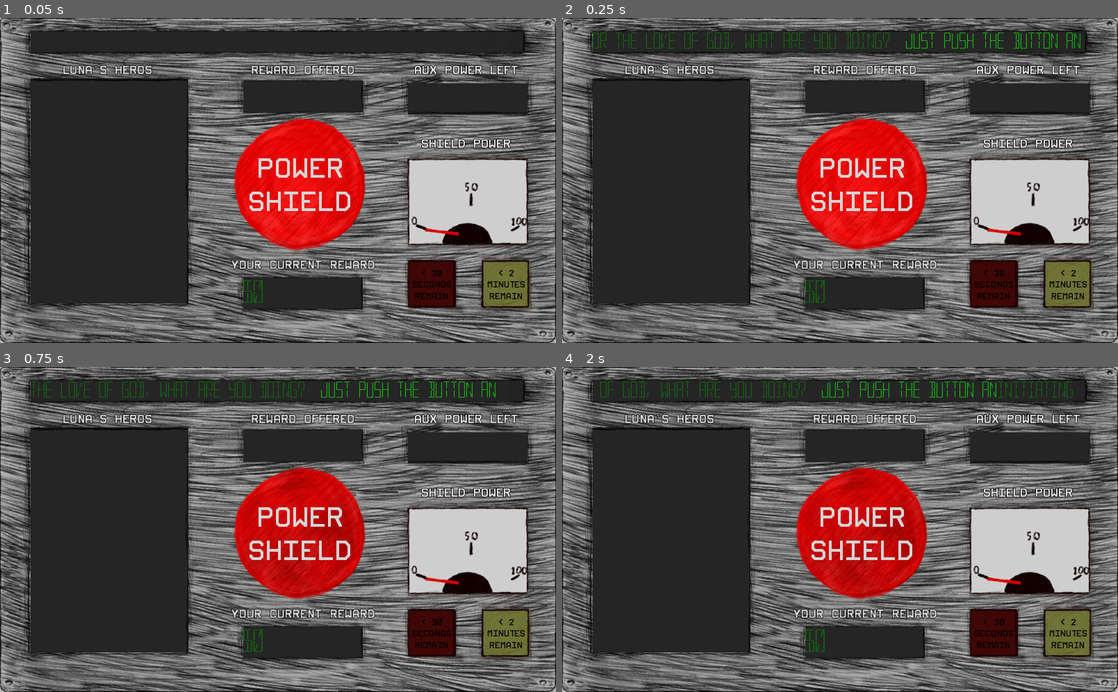
Above: before the commit, frames 1-4 (two rows, left to right).
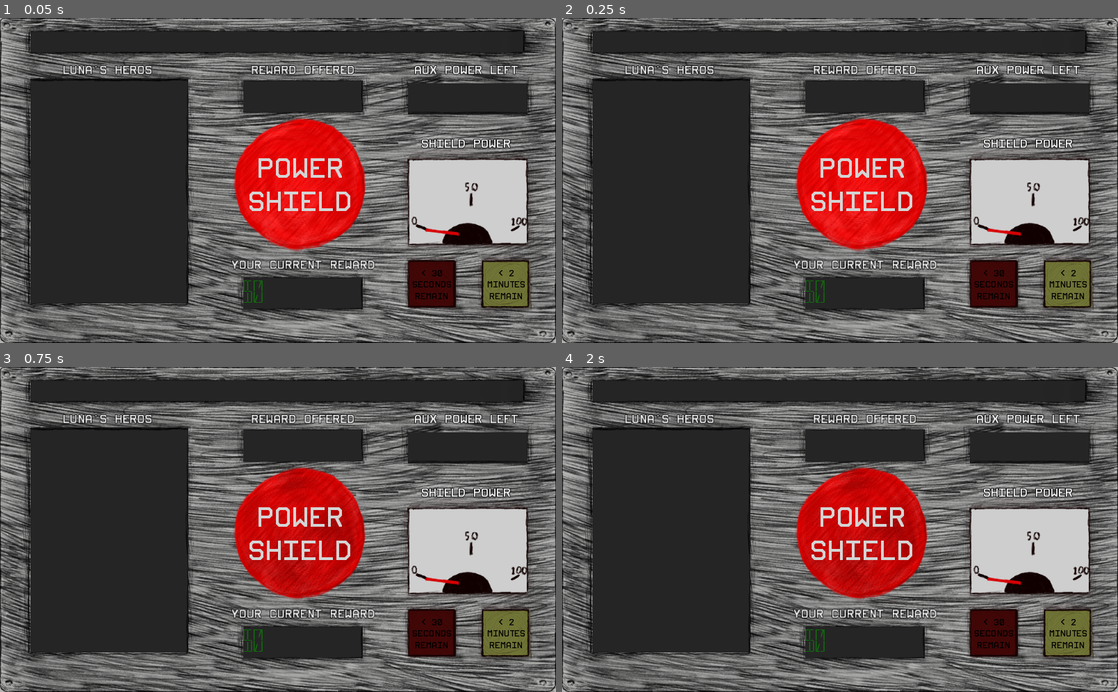
Above: after the commit, the same moments.

Repository: fkberthold/Press-To-Save
Game: Godot game, scene res://Scenes/MainPanel.tscn
Two runs of this game, one before a commit and one after it. Both use one fixed random seed, a clock stepped at 60 frames per second and the inputs below.
Inputs (mouse positions are in pixels of both pictures, inside the frame that each line leads up to):
- Up to frame 1 (0.05 s): no input
- Up to frame 2 (0.25 s): no input
- Up to frame 3 (0.75 s): click (300, 532) at 0.5 s
- Up to frame 4 (2 s): click (862, 532) at 1.25 s

Frame 1 is identical in both runs. In frame 2, 0.7% of the frame differs, in the area x 5-94%, y 4-10%; in frame 3, 0.7%; in frame 4, 0.7%, in the area x 6-92%, y 4-10%.
Error after the commit: Invalid operands 'Array' and 'String' in operator '=='. (res://Scenes/MainPanel.gd:126)

Commit message:
Reading/writing to db works

Diff:
--- a/Scenes/DefenceFsm/AuxPower.gd
+++ b/Scenes/DefenceFsm/AuxPower.gd
@@ -14,13 +14,10 @@
     if target.aux_timeout == null:
         state_machine.transition("connecting")
     elif target.aux_timeout < target.time:
-        target.aux_timeleft = 0
         state_machine.transition("powerless")
     elif target.time < target.charging_timeout:
-        target.aux_timeleft = target.aux_timeout - target.time
         state_machine.transition("charging")
     else:
-        target.aux_timeleft = target.aux_timeout - target.time
         target.update_aux()
 
 func _on_enter_state() -> void:
@@ -31,5 +28,4 @@
 
 func _on_leave_state() -> void:
     print("Exit Aux Power: " + str(target.time))
-    target.aux_timeleft = max(0, target.aux_timeout - target.time)
     target.update_aux()
--- a/Scenes/DefenceFsm/Charging.gd
+++ b/Scenes/DefenceFsm/Charging.gd
@@ -22,17 +22,18 @@
     print("Enter Charging: " + str(target.time))
     target.max_shield += target.shieldIncrement
     target.charging_timeout = target.time + target.chargeTime
+
+    var aux_timeleft = max(0, min(target.aux_timeout - target.time, target.aux_timeout - target.shield_timeout))
+
     if target.shield_timeout > target.time:
         target.max_shield += target.shieldIncrement
-        target.shield_timeout = target.charging_timeout + target.max_shield
-    else:
-        target.shield_timeout = target.charging_timeout + target.max_shield
+    target.shield_timeout = target.charging_timeout + target.max_shield
 
-    if target.aux_timeout > target.time:
-        target.aux_timeleft = target.aux_timeleft + target.auxIncrement
-    else:
-        target.aux_timeleft = target.auxIncrement
-    target.aux_timeout = target.shield_timeout + target.aux_timeleft
+    print("aux_timeout before: %s" % target.aux_timeout)
+    print("time: %s" % target.time)
+
+    target.aux_timeout = target.shield_timeout + aux_timeleft + target.auxIncrement
+    print("aux_timeout after: %s" % target.aux_timeout)
 
     target.update_aux()
     target.update_current_reward()
--- a/Scenes/DefenceFsm/Connecting.gd
+++ b/Scenes/DefenceFsm/Connecting.gd
@@ -11,16 +11,17 @@
     leave_state_enabled = true
 
 func _process(_delta: float) -> void:
-    if target.time == null or target.aux_timeout == null:
-        return
-    if target.time > target.aux_timeout:
-        state_machine.transition('powerless')
-    elif target.time > target.shield_timeout:
-        state_machine.transition('aux_power')
-    elif target.time > target.charging_timeout:
-        state_machine.transition('shielded')
-    else:
-        state_machine.transition('charging')
+    pass
+#    if target.time == null or target.aux_timeout == null:
+#        return
+#    if target.time > target.aux_timeout:
+#        state_machine.transition('powerless')
+#    elif target.time > target.shield_timeout:
+#        state_machine.transition('aux_power')
+#    elif target.time > target.charging_timeout:
+#        state_machine.transition('shielded')
+#    else:
+#        state_machine.transition('charging')
 
 func _on_enter_state() -> void:
     print("Enter Connecting: " + str(target.time))
@@ -29,3 +30,5 @@
 
 func _on_leave_state() -> void:
     print("Exit Connecting: " + str(target.time))
+    target.update_aux()
+    target.update_shield()
--- a/Scenes/DefenceSystem.gd
+++ b/Scenes/DefenceSystem.gd
@@ -27,7 +27,6 @@
 var charging_timeout = null
 var shield_timeout = null
 var aux_timeout = null
-var aux_timeleft = 0
 var charging_start = 0
 
 var max_shield = null
@@ -41,11 +40,7 @@
 onready var smf = StateMachineFactory.new()
 
 var reset_state = false
-
-func init_state(charge_to, shield_to, aux_to) -> void:
-    charging_timeout = charge_to
-    shield_timeout = shield_to
-    aux_timeout = aux_to
+var set_state = []
 
 # Called when the node enters the scene tree for the first time.
 func _ready() -> void:
@@ -61,7 +56,7 @@
             {"id": "aux_power", "state": AuxPowerState}
         ],
         "transitions": [
-            {"state_id": "connecting", "to_states": ["charging","shielded","aux_power","powerless", "connecting"]},
+            {"state_id": "connecting", "to_states": []},
             {"state_id": "powerless", "to_states": ["charging","connecting"]},
             {"state_id": "charging", "to_states": ["shielded","connecting"]},
             {"state_id": "shielded", "to_states": ["charging", "aux_power","connecting"]},
@@ -71,7 +66,7 @@
 
 
 func get_state_string():
-    return "%f,%f,%f,%f,%f,%f,%f" % [aux_timeout, charging_timeout, shield_timeout, max_shield, stored_reward, current_reward, max_reward]
+    return "[%s,%s,%s,%s,%s,%s,%s]" % [aux_timeout, charging_timeout, shield_timeout, max_shield, stored_reward, current_reward, max_reward]
 
 func set_initial_state():
     if time:
@@ -79,7 +74,6 @@
         charging_timeout = 0
         shield_timeout = 0
         max_shield = shieldInit
-        aux_timeleft = 0
         stored_reward = 0
         current_reward = 0
         max_reward = initMaxReward
@@ -88,8 +82,34 @@
         reset_state = true
 
 
-func set_state_string(state_string: String):
-    [aux_timeout, charging_timeout, shield_timeout, max_shield, stored_reward, current_reward, max_reward] = state_string.split(",")
+func set_state_string(state_array):
+    if time:
+        aux_timeout = state_array[0]
+        charging_timeout = state_array[1]
+        shield_timeout = state_array[2]
+        max_shield = state_array[3]
+        stored_reward = state_array[4]
+        current_reward = state_array[5]
+        max_reward = state_array[6]
+        if charging_timeout > time:
+            state_machine.current_state = "charging"
+        elif shield_timeout > time:
+            state_machine.current_state = "shielded"
+        elif aux_timeout > time:
+            stored_reward = 0
+            current_reward = 0
+            state_machine.current_state = "aux_power"
+            max_shield = shieldInit
+        else:
+            stored_reward = 0
+            current_reward = 0
+            state_machine.current_state = "powerless"
+            max_shield = shieldInit
+        update_aux()
+        update_current_reward()
+        update_shield()
+    else:
+        set_state = state_array
 
 # This is required so that our FSM can handle updates
 func _input(event: InputEvent) -> void:
@@ -99,6 +119,8 @@
     if time == null:
         return
     time += delta
+#    print(state_machine.current_state + ": " + str(aux_timeout - time) + ":" + str(shield_timeout - time) + ":" + str(charging_timeout - time))
+#    print("aux_left: " + str(max(0, min(aux_timeout - time, aux_timeout - shield_timeout))))
     var drift = abs(time - (OS.get_unix_time() + time_offset))
     if drift > 2.0:
         request_unix_time()
@@ -118,7 +140,7 @@
     print("max reward: %s" % max_reward)
 
 func request_unix_time():
-    $HTTPRequest.request("http://worldtimeapi.org/api/timezone/Etc/UTC")
+    $HTTPRequest.request("https://worldtimeapi.org/api/timezone/Etc/UTC")
 
 func _on_HTTPRequest_request_completed(_result, response_code, _headers, body):
     if response_code == 200:
@@ -127,13 +149,21 @@
         time_offset = time - OS.get_unix_time()
         if reset_state:
             set_initial_state()
+        elif set_state:
+            set_state_string(set_state)
+            set_state = []
     else:
         request_unix_time()
         emit_signal("reconnect")
 
 func update_aux():
+    if not time:
+        emit_signal("update_aux", false, null)
+        return
+
+    var aux_timeleft = max(0, min(aux_timeout - time, aux_timeout - shield_timeout))
     if state_machine.current_state == "connecting":
-        emit_signal("update_aux", false, null)
+        emit_signal("update_aux", false, aux_timeleft)
     elif state_machine.current_state == "aux_power":
         emit_signal("update_aux", true, aux_timeleft)
     else:
--- a/Scenes/MainPanel.gd
+++ b/Scenes/MainPanel.gd
@@ -17,7 +17,9 @@
 # Called when the node enters the scene tree for the first time.
 func _ready():
     $GameJoltAPI.init(private_key, game_id)
-    $DefenceSystem.set_initial_state()
+    key_queue = ["DefenceSystem"]
+    $GameJoltAPI.fetch_data("DefenceSystem")
+#    $DefenceSystem.set_initial_state()
 #    connect_to_lobby()
 
 func connect_to_lobby():
@@ -83,7 +85,9 @@
     if not $DefenceSystem.state_machine.current_state in ['charging', 'connecting']:
         announce_press()
         set_reward($OfferedReward/CurrentReward.get_prize_value())
+        $Ticker.active = true
         $DefenceSystem.state_machine.transition('charging')
+        $GameJoltAPI.set_data("DefenceSystem", $DefenceSystem.get_state_string())
 #    print("Button Down!")
 #    print("Charging: " + str($Meter.charging))
 #    print("started: " + str(started))
@@ -111,22 +115,33 @@
         $Ticker.add_alert("Thank you to %s who has just earned $%s defending us all." % [display_name, $OfferedReward/CurrentReward.get_prize_value()])
 
 func _on_GameJoltAPI_gamejolt_request_completed(type, message, finished):
-    if(type == "/data-store/get-keys/"):
+    print([type, message, finished])
+    print(key_queue)
+    if(false and type == "/data-store/get-keys/"):
         for key in message["keys"]:
-            key_queue.push_back(key["key"])
-        if not "game_state" in key_queue:
-            $DefenceSystem.set_initial_state()
+            if key != "DefenceSystem":
+                key_queue.push_back(key["key"])
         if key_queue:
             $GameJoltAPI.fetch_data(key_queue[0])
     elif(type == "/data-store/"):
-        var json_parse = JSON.parse(message["data"])
         var key_value = key_queue.pop_front()
         var result
+
+        print(message)
+        if key_value == "DefenceSystem" and not message["success"]:
+            $DefenceSystem.set_initial_state()
+            return
+
+        var json_parse = JSON.parse(message["data"])
 
         if json_parse.result:
             result = json_parse.result
         else:
             result = message["data"]
+
+        if key_value == "DefenceSystem":
+            $DefenceSystem.set_state_string(result)
+        return
 
         if(Gotm.user.id and key_value == Gotm.user.id + "_reward"):
             $YourReward/YourReward.set_reward(int(result))
@@ -144,7 +159,7 @@
             for user_id in user_names:
                 $Benefactors/Benefactors.rewards[user_names[user_id]] = user_scores[user_id]
                 $Benefactors/Benefactors.update_board()
-
+    return
     if key_queue == [] and not started:
         $Ticker.started = true
         $Meter.started = true
--- a/Scenes/MainPanel.tscn
+++ b/Scenes/MainPanel.tscn
@@ -202,8 +202,10 @@
 [connection signal="button_down" from="ShieldButton" to="." method="_on_ShieldButton_button_down"]
 [connection signal="gamejolt_request_completed" from="GameJoltAPI" to="." method="_on_GameJoltAPI_gamejolt_request_completed"]
 [connection signal="timeout" from="RetryFetchTimer" to="." method="_on_RetryFetchTimer_timeout"]
+[connection signal="update_aux" from="DefenceSystem" to="Ticker" method="_on_DefenceSystem_update_aux"]
 [connection signal="update_aux" from="DefenceSystem" to="AuxPower/AUXTime" method="_on_DefenceSystem_update_aux"]
 [connection signal="update_reward" from="DefenceSystem" to="OfferedReward/CurrentReward" method="_on_DefenceSystem_update_reward"]
+[connection signal="update_shield" from="DefenceSystem" to="30SecIndicator" method="_on_DefenceSystem_update_shield"]
+[connection signal="update_shield" from="DefenceSystem" to="Ticker" method="_on_DefenceSystem_update_shield"]
 [connection signal="update_shield" from="DefenceSystem" to="2MinIndicator" method="_on_DefenceSystem_update_shield"]
-[connection signal="update_shield" from="DefenceSystem" to="30SecIndicator" method="_on_DefenceSystem_update_shield"]
 [connection signal="update_shield" from="DefenceSystem" to="Meter" method="_on_DefenceSystem_update_shield"]
--- a/Scenes/Meter.gd
+++ b/Scenes/Meter.gd
@@ -15,6 +15,9 @@
     rotation_degrees = min_degrees
 
 func _on_DefenceSystem_update_shield(charging, time_left, percent_left):
+    if not (min_degrees and degree_range and percent_left):
+        return
+
     rotation_degrees = min_degrees + (degree_range * percent_left)
 
     if charging and not charging_started:
--- a/Scenes/Ticker.gd
+++ b/Scenes/Ticker.gd
@@ -1,7 +1,7 @@
 extends RichTextLabel
 
 export var display_speed = 5
-export var chars_to_display = 65
+export var chars_to_display = 69
 export var standard_color = Color("#10710c")
 export var alert_color = Color("#10cf0c")
 export var news_color = Color("#10710c")
@@ -12,7 +12,8 @@
 var current_strings = [[standard_color, "Initiating Connection..."]]
 
 var ticker_talk = []
-var started
+var started # Have we connected to the network?
+var active # Is there power
 
 func select_random_string():
     var next_number = rng.randi_range(0, len(ticker_talk) - 2)
@@ -29,10 +30,10 @@
     f.open("res://one_liners.tres", f.READ)
     while not f.eof_reached():
         ticker_talk.append(f.get_line())
-    started = true
+    active = false
     rng.randomize()
     last_chosen = -1
-    text = " ".repeat(chars_to_display)
+    bbcode_text = " ".repeat(chars_to_display)
     $Timer.wait_time = 1.0/display_speed
     $Timer.start()
 
@@ -70,12 +71,23 @@
         new_string = false
     bbcode_text += current_strings[0][1][0]
     current_strings[0][1] = current_strings[0][1].substr(1)
-    if len(strip_bb(bbcode_text)) > chars_to_display:
+#    if len(strip_bb(bbcode_text)) > chars_to_display:
+    if get_font("normal_font").get_string_size(bbcode_text).x > rect_size.x:
         bbcode_text = remove_first_char(bbcode_text)
     if len(current_strings[0][1]) == 0:
         current_strings.pop_front()
         new_string = true
-    if len(current_strings) == 0 and started:
+    if len(current_strings) == 0 and started and active:
         current_strings.append(select_random_string())
     elif len(current_strings) == 0 and not started:
         current_strings.append([standard_color, " Initiating Connection..."])
+    elif len(current_strings) == 0 and not active:
+        current_strings.append([standard_color, " Press the Red 'Power Shield' Button to activate the Lunar Defence System."])
+
+
+func _on_DefenceSystem_update_aux(running, time_left):
+    started = true
+
+
+func _on_DefenceSystem_update_shield(charging, time_left, percent_left):
+    pass # Replace with function body.
Not shown, changed: pressToSave.pck
